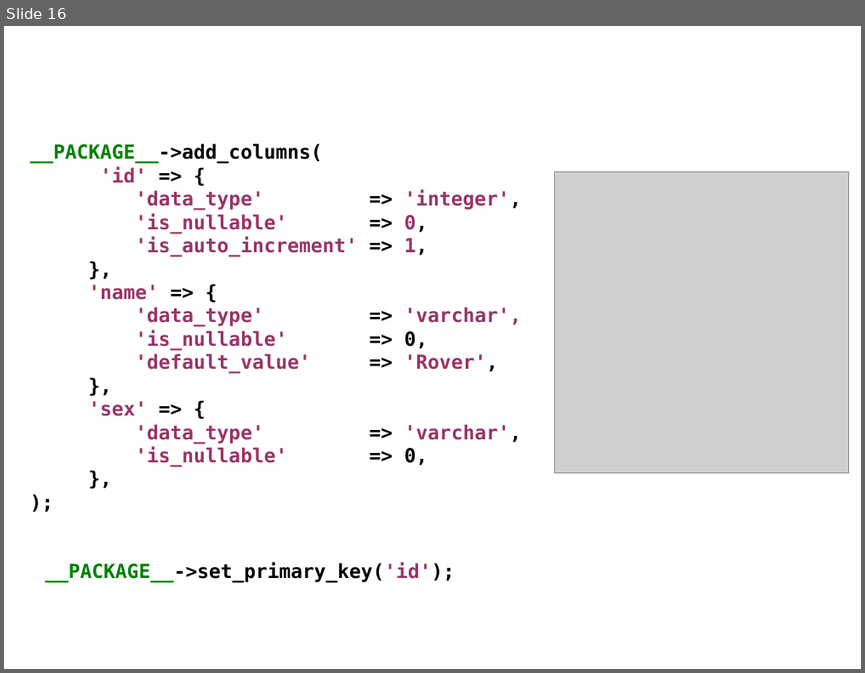
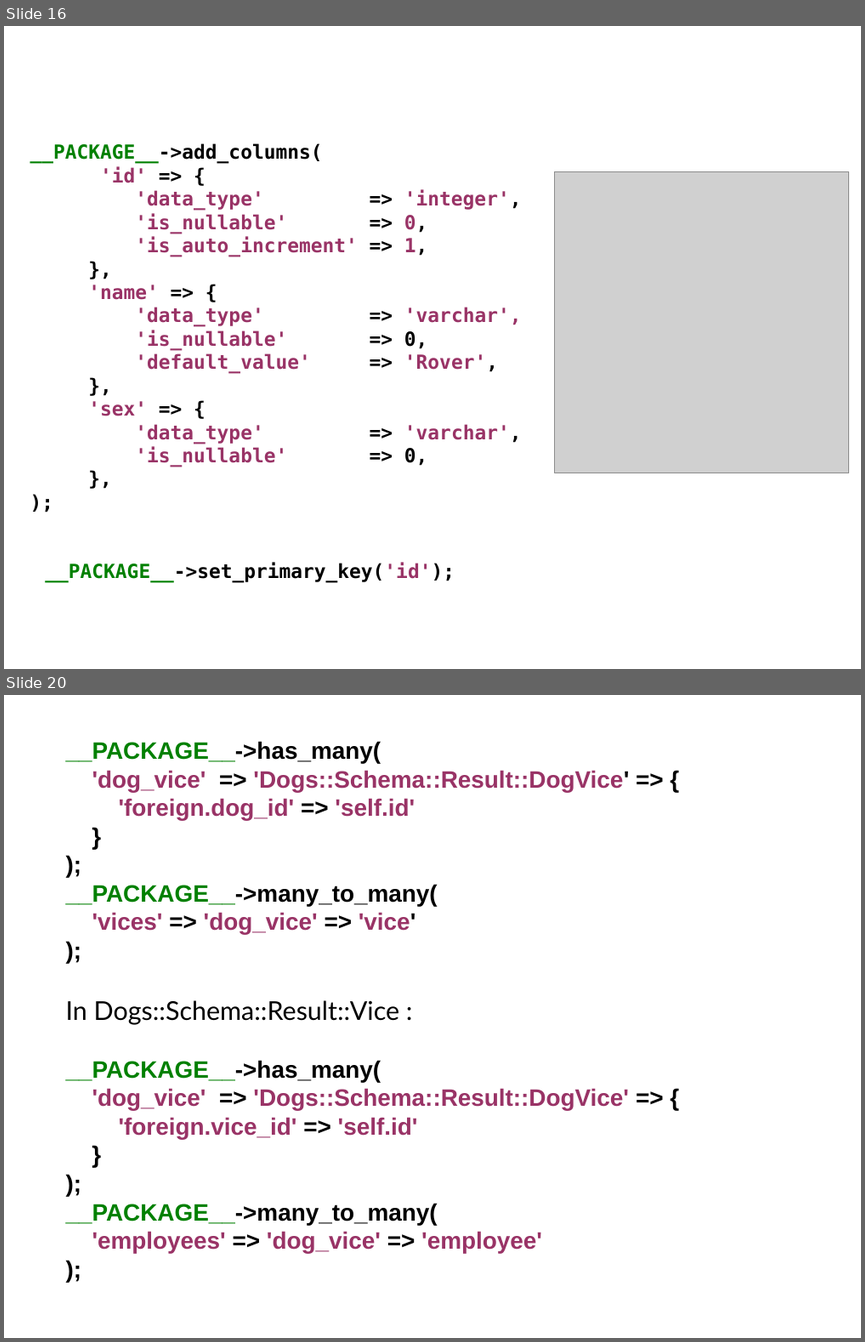
Before and after one commit to erezschatz/Presentation, a slide deck: dbix-class.odp. Shown one above the other, each under a label of ours: slide 16 before the commit, slides 16 and 20 after it; the slides between them are not shown. The pictures are 865x673 and 865x1342 pixels, drawn with LibreOffice and Linux fonts; fonts in the diff are those of the drawing; grey boxes stand for pictures. Boxes give left, top, right and bottom in pixels: in the first picture for what was removed or moved away, otherwise in the second. Text is boxed around its words. In the diff, an @@ line names an element or a change of style, - is before the commit and + after.

```diff
--- a/dbix-class.odp
+++ b/dbix-class.odp
@@ slide 20 added at (4, 695, 861, 1338), background #FFFFFF @@
@@ text added at (66, 741, 629, 1253), 22 pt, text #993366, bold @@
+__PACKAGE__->has_many(
+'dog_vice' => 'Dogs::Schema::Result::DogVice' => {
+'foreign.dog_id' => 'self.id'
+}
+);
+__PACKAGE__->many_to_many(
+'vices' => 'dog_vice' => 'vice'
+);
+In Dogs::Schema::Result::Vice :
+__PACKAGE__->has_many(
+'dog_vice' => 'Dogs::Schema::Result::DogVice' => {
+'foreign.vice_id' => 'self.id'
+}
+);
+__PACKAGE__->many_to_many(
+'employees' => 'dog_vice' => 'employee'
+);
```
Also in this commit, not shown: 1 slide changed, 3 other slides added, 2 other files.
